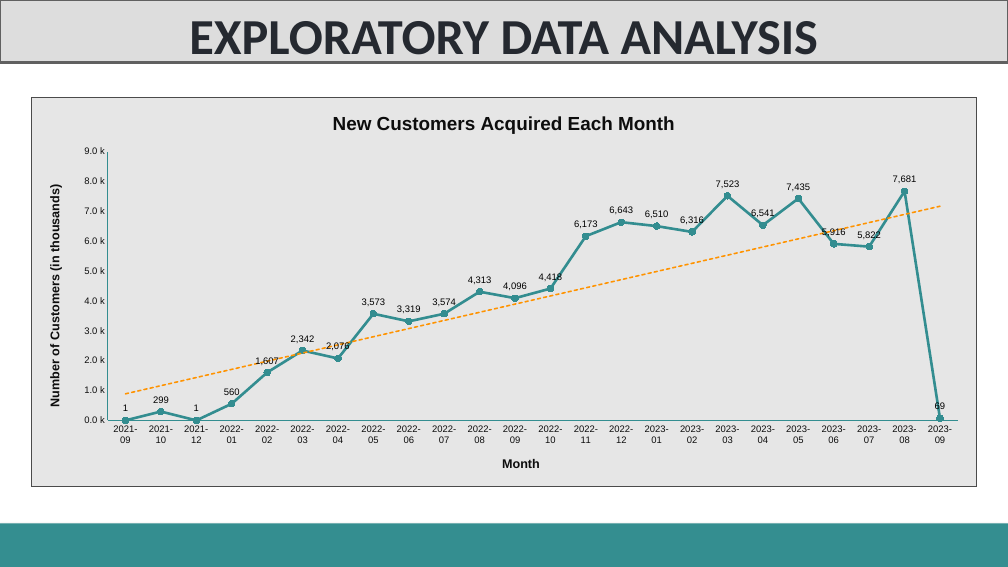
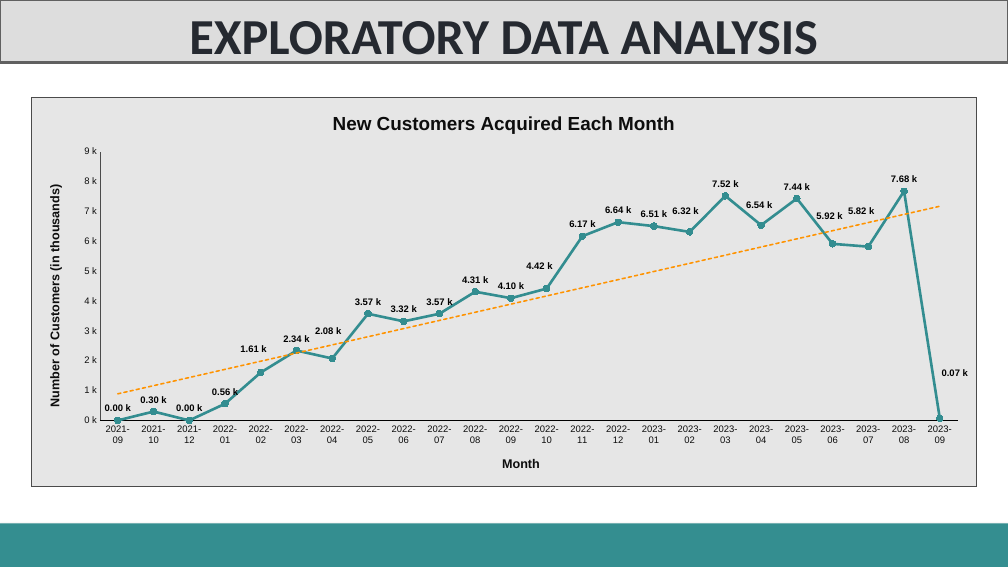
Before and after one commit to Dipesh-Ydv/Retail-Store-Data-Analysis, a slide deck: slide 53 of Retail Analysis Presentation.pptx. Drawn at 1008x567 pixels with LibreOffice and Linux fonts; fonts in the diff are those of the drawing. Boxes give left, top, right and bottom in pixels: in the first picture for what was removed or moved away, otherwise in the second. Text is boxed around its words. In the diff, an @@ line names an element or a change of style, - is before the commit and + after.

```diff
--- a/Retail Analysis Presentation.pptx
+++ b/Retail Analysis Presentation.pptx
@@ line chart at [31, 98, 977, 486] @@
-Series 1: 1, 299, 1, 560, 1607, 2342, 2076, 3573, 3319, 3574, 4313, 4096, 4418, 6173, 6643, 6510, 6316, 7523, 6541, 7435, 5916, 5822, 7681, 69
+Series 1: 0, 300, 0, 560, 1610, 2340, 2080, 3570, 3320, 3570, 4310, 4100, 4420, 6170, 6640, 6510, 6320, 7520, 6540, 7440, 5920, 5820, 7680, 70
@@ data labels of Series 1 changed @@
@@ category axis changed @@
@@ value axis changed @@
```
Also in this commit, not shown: 6 other slides changed, 4 slides added, 4 other files.
